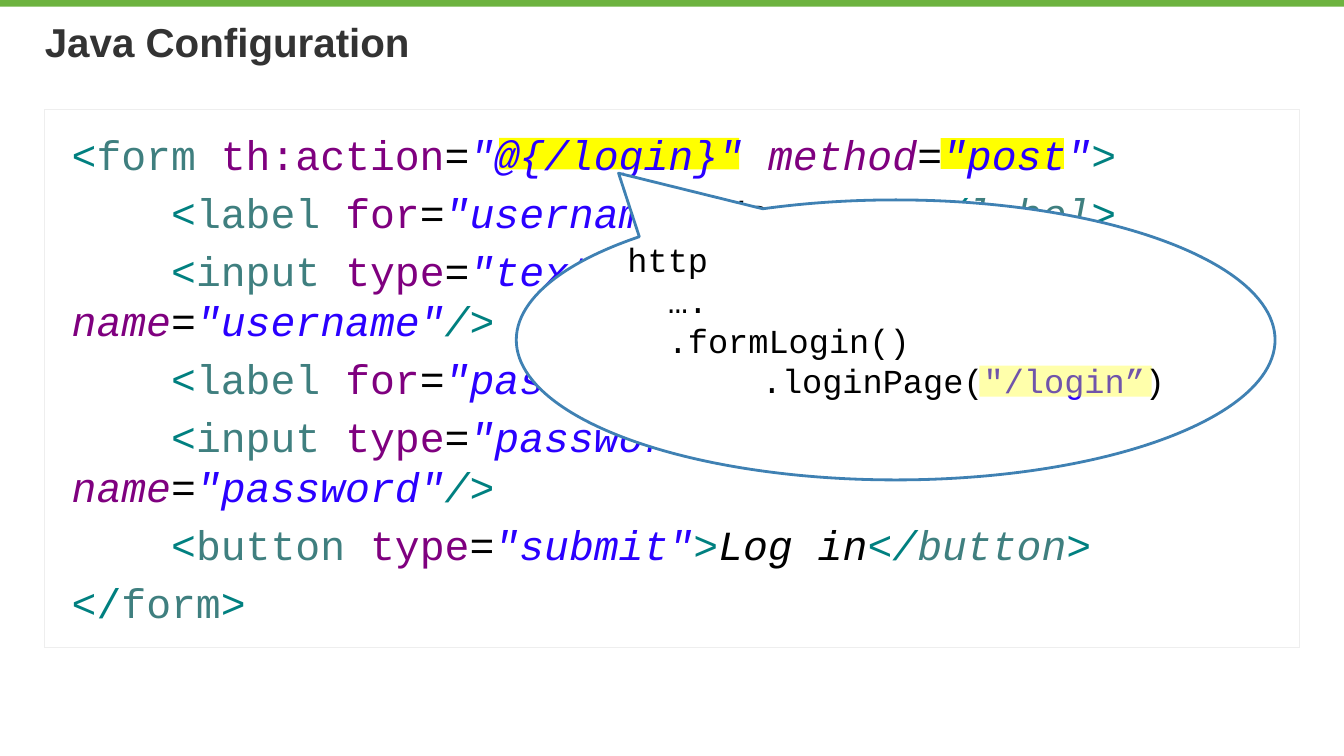
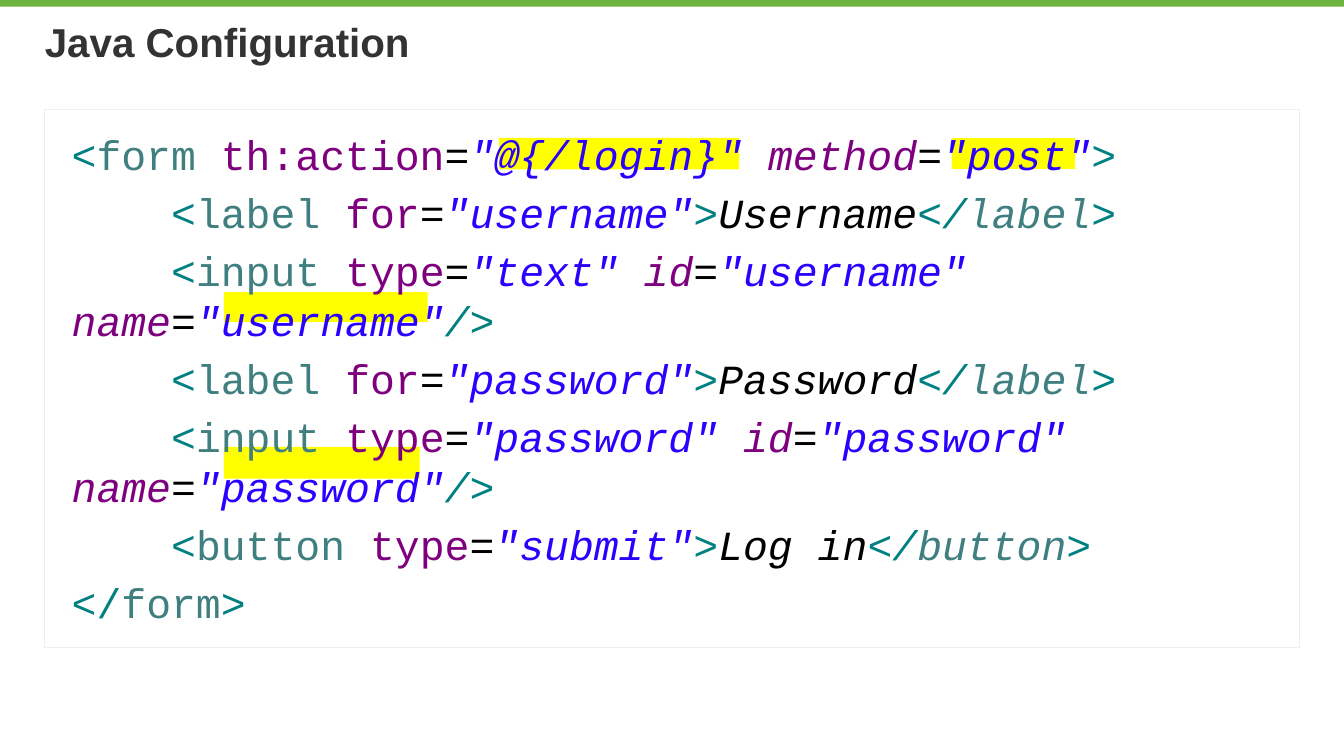
Before and after one commit to rwinch/spring-security-0-to-4.0, a slide deck: slide 23 of spring-security-0-to-4.0.pptx (slide 21 before the commit). Drawn at 1344x756 pixels with LibreOffice and Linux fonts; fonts in the diff are those of the drawing; background and template pictures are left out. Boxes give left, top, right and bottom in pixels: in the first picture for what was removed or moved away, otherwise in the second. Text is boxed around its words. In the diff, an @@ line names an element or a change of style, - is before the commit and + after.

```diff
--- a/spring-security-0-to-4.0.pptx
+++ b/spring-security-0-to-4.0.pptx
@@ rectangle: place and size @@
-rectangle at [941, 138, 1064, 169]
+rectangle at [952, 138, 1075, 169]
@@ speech bubble removed at [516, 200, 1275, 480] @@
-http
-….
-.formLogin()
-.loginPage("/login”)
@@ rectangle: place and size @@
-rectangle at [929, 231, 1133, 261]
+rectangle at [224, 292, 429, 321]
@@ rectangle removed at [980, 366, 1152, 396] @@
@@ rectangle: place and size @@
-rectangle at [1009, 324, 1206, 356]
+rectangle at [224, 448, 421, 480]
```
Also in this commit, not shown: 7 other slides changed, 5 slides added, 3 other files.
